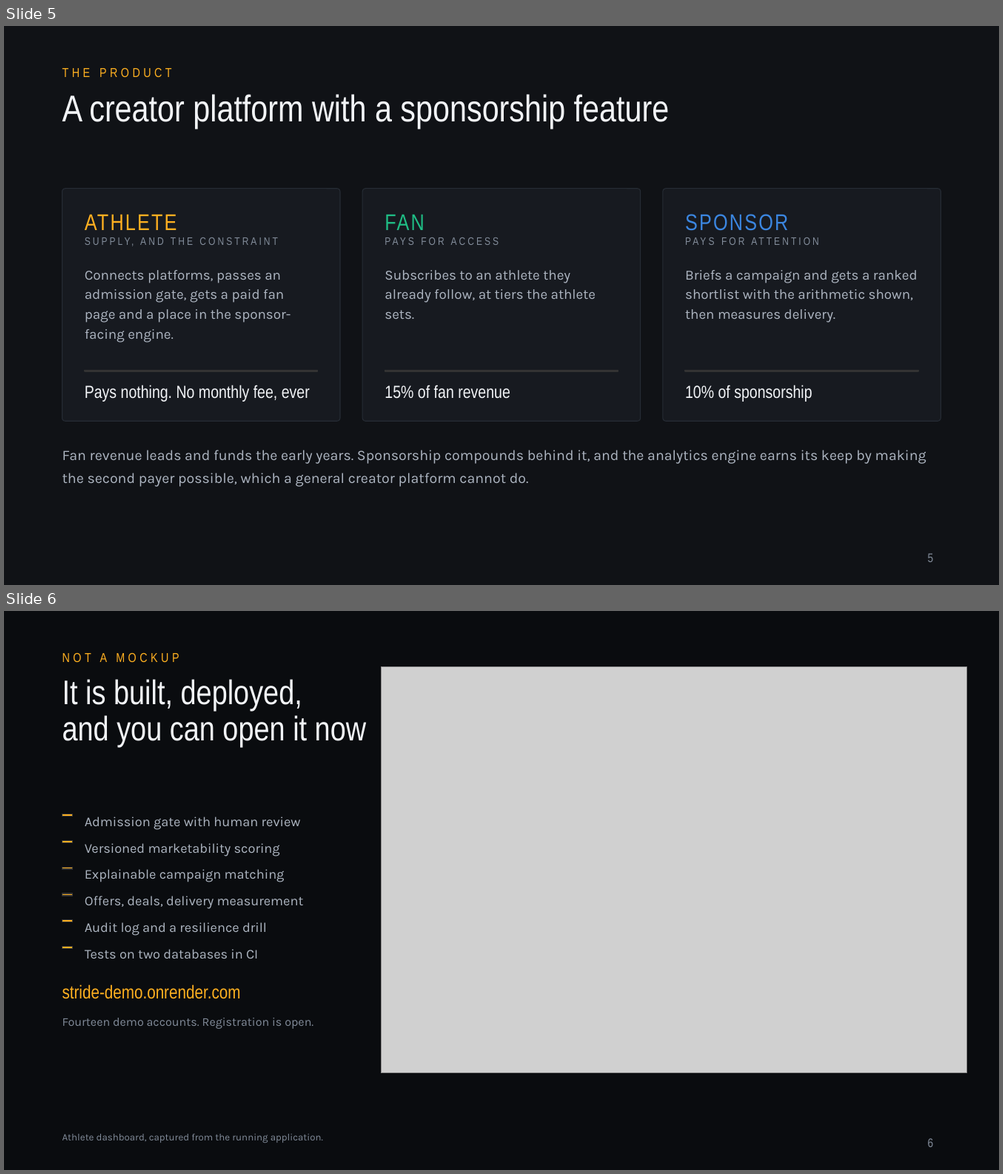
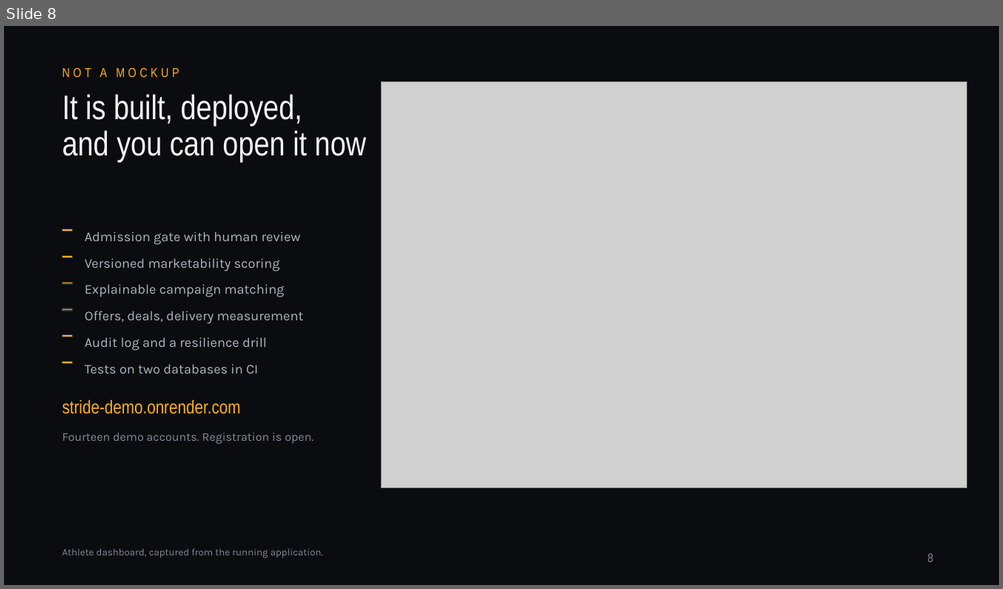
Before and after one commit to jadzoghaib/stride, a slide deck: deck/Stride_Pitch_Deck.pptx. Shown one above the other, each under a label of ours: slides 5 and 6 before the commit, slide 8 after it. The pictures are 1003x1174 and 1003x589 pixels, drawn with LibreOffice and Linux fonts; fonts in the diff are those of the drawing; grey boxes stand for pictures. Boxes give left, top, right and bottom in pixels: in the first picture for what was removed or moved away, otherwise in the second. Text is boxed around its words. In the diff, an @@ line names an element or a change of style, - is before the commit and + after.

```diff
--- a/deck/Stride_Pitch_Deck.pptx
+++ b/deck/Stride_Pitch_Deck.pptx
@@ slide 5 removed at (x1=4, y1=26, x2=999, y2=585), background #101216 @@
@@ text removed at (x1=62, y1=67, x2=172, y2=77) @@
-THE PRODUCT
@@ text removed at (x1=62, y1=94, x2=669, y2=129) @@
-A creator platform with a sponsorship feature
@@ rounded rectangle removed at (x1=62, y1=189, x2=340, y2=421) @@
@@ rounded rectangle removed at (x1=362, y1=189, x2=640, y2=421) @@
@@ rounded rectangle removed at (x1=663, y1=189, x2=940, y2=421) @@
@@ text removed at (x1=85, y1=214, x2=177, y2=230) @@
-ATHLETE
@@ text removed at (x1=384, y1=215, x2=424, y2=230) @@
-FAN
@@ text removed at (x1=685, y1=214, x2=788, y2=231) @@
-SPONSOR
@@ text removed at (x1=85, y1=235, x2=317, y2=253) @@
-SUPPLY, AND THE CONSTRAINT
@@ text removed at (x1=384, y1=235, x2=617, y2=253) @@
-PAYS FOR ACCESS
@@ text removed at (x1=686, y1=235, x2=918, y2=253) @@
-PAYS FOR ATTENTION
@@ text removed at (x1=85, y1=270, x2=290, y2=343) @@
-Connects platforms, passes an admission gate, gets a paid fan page and a place in the sponsor-facing engine.
@@ text removed at (x1=384, y1=270, x2=595, y2=319) @@
-Subscribes to an athlete they already follow, at tiers the athlete sets.
@@ text removed at (x1=685, y1=270, x2=917, y2=323) @@
-Briefs a campaign and gets a ranked shortlist with the arithmetic shown, then measures delivery.
@@ rectangle removed at (x1=85, y1=371, x2=317, y2=372) @@
@@ rectangle removed at (x1=384, y1=371, x2=617, y2=372) @@
@@ rectangle removed at (x1=686, y1=371, x2=918, y2=372) @@
@@ text removed at (x1=85, y1=385, x2=310, y2=402) @@
-Pays nothing. No monthly fee, ever
@@ text removed at (x1=384, y1=385, x2=510, y2=399) @@
-15% of fan revenue
@@ text removed at (x1=685, y1=385, x2=811, y2=402) @@
-10% of sponsorship
@@ text removed at (x1=62, y1=450, x2=926, y2=487) @@
-Fan revenue leads and funds the early years. Sponsorship compounds behind it, and the analytics engine earns its keep by making the second payer possible, which a general creator platform cannot do.
@@ page number removed at (x1=928, y1=554, x2=933, y2=562) @@
-5
@@ what was slide 6 is now slide 8 @@
```
Also in this commit, not shown: 5 slides changed, 5 slides added, 10 other files.
